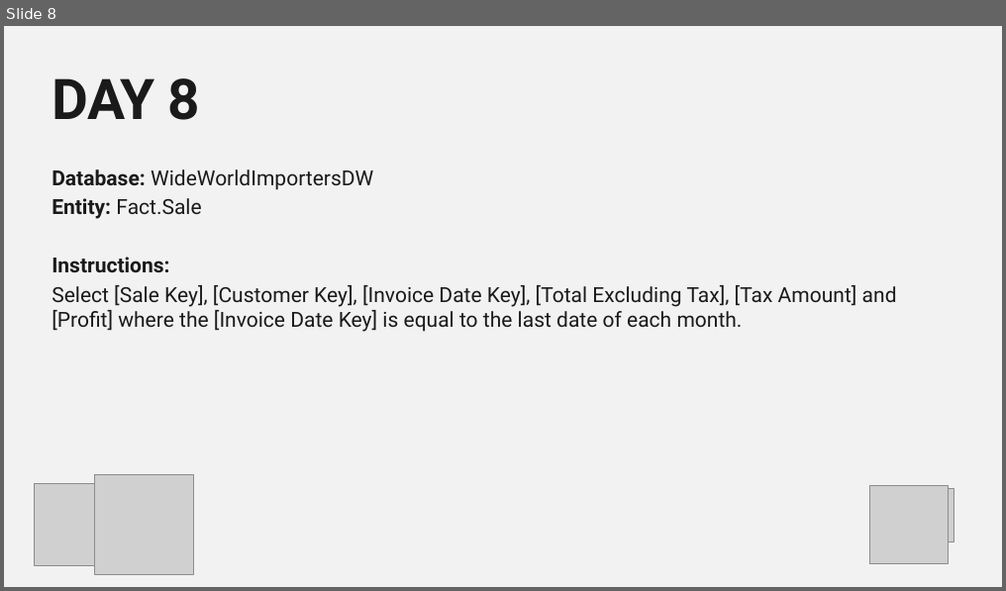
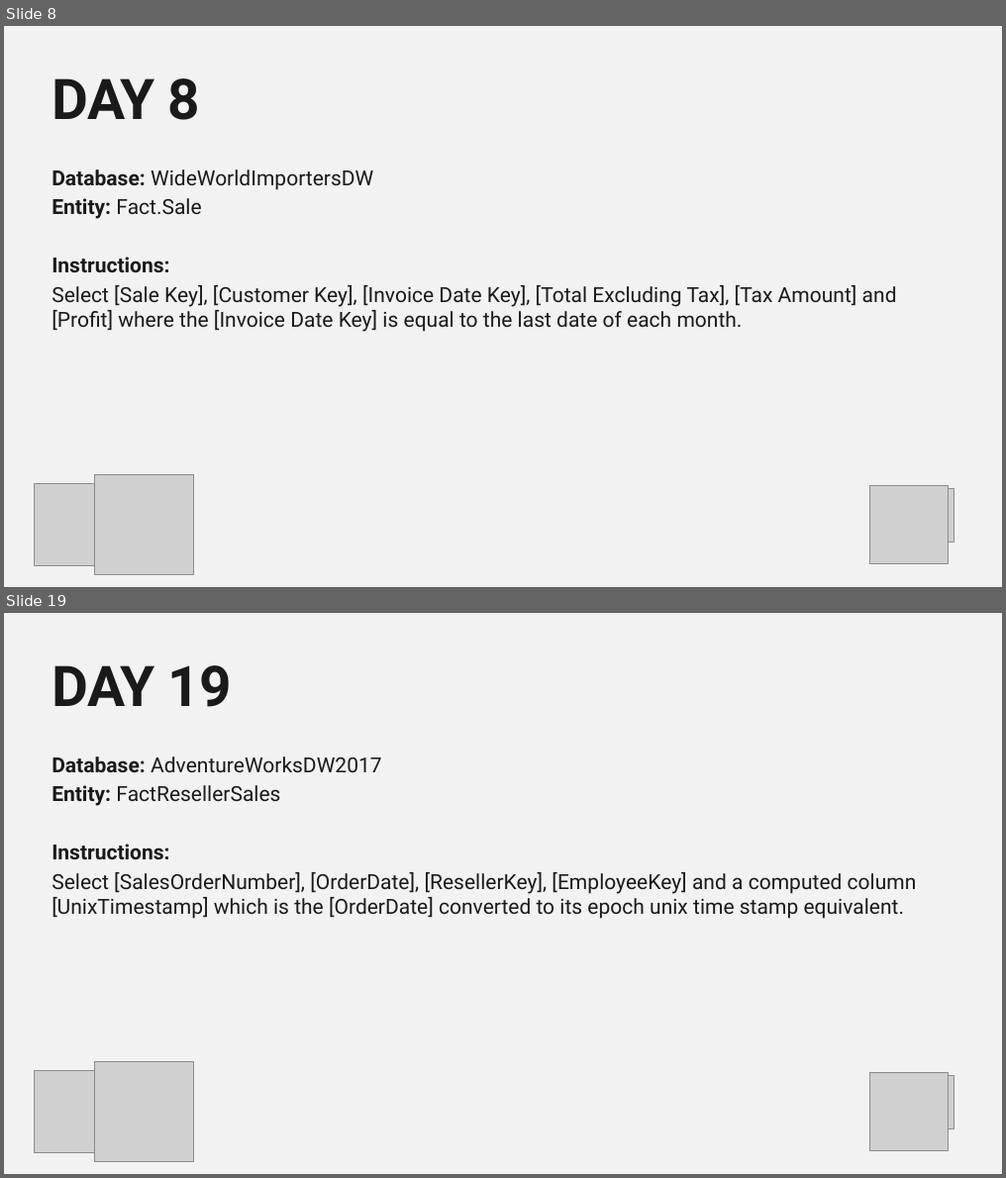
Before and after one commit to itsnotaboutthecell/powerquerym, a slide deck: #30DQUERY/Challengers Master.pptx. Shown one above the other, each under a label of ours: slide 8 before the commit, slides 8 and 19 after it; the slides between them are not shown. The pictures are 1006x591 and 1006x1178 pixels, drawn with LibreOffice and Linux fonts; fonts in the diff are those of the drawing; grey boxes stand for pictures; background and template pictures are left out. Boxes give left, top, right and bottom in pixels: in the first picture for what was removed or moved away, otherwise in the second. Text is boxed around its words. In the diff, an @@ line names an element or a change of style, - is before the commit and + after.

```diff
--- a/#30DQUERY/Challengers Master.pptx
+++ b/#30DQUERY/Challengers Master.pptx
@@ slide 19 added at (x1=4, y1=613, x2=1002, y2=1174), background #F2F2F2 @@
@@ title added at (x1=53, y1=665, x2=232, y2=707), 54 pt, text #1A1A1A, bold @@
+DAY 19
@@ text added at (x1=52, y1=757, x2=917, y2=919), 20 pt, text #1A1A1A @@
+Database: AdventureWorksDW2017
+Entity: FactResellerSales
+Instructions:
+Select [SalesOrderNumber], [OrderDate], [ResellerKey], [EmployeeKey] and a computed column [UnixTimestamp] which is the [OrderDate] converted to its epoch unix time stamp equivalent.
@@ picture added at (x1=34, y1=1071, x2=116, y2=1154) @@
@@ picture added at (x1=94, y1=1062, x2=193, y2=1161) @@
@@ picture added at (x1=870, y1=1072, x2=948, y2=1151) @@
@@ picture added at (x1=924, y1=1075, x2=954, y2=1130) @@
```
Also in this commit, not shown: 11 other slides added.
